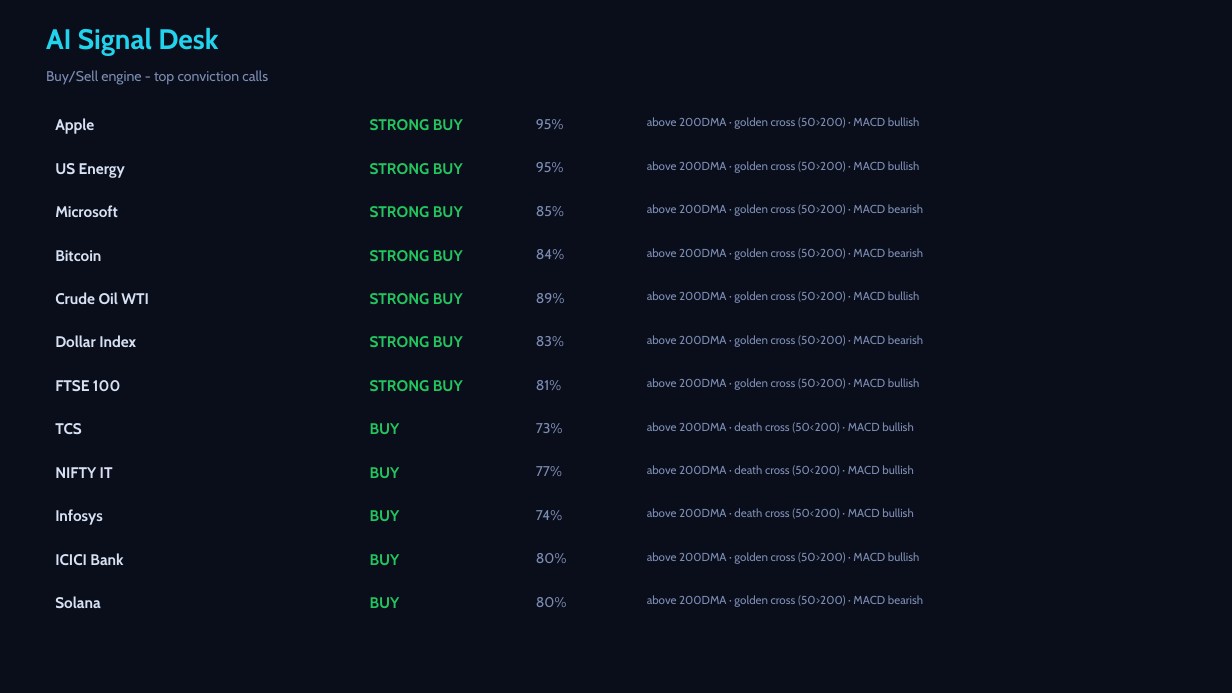
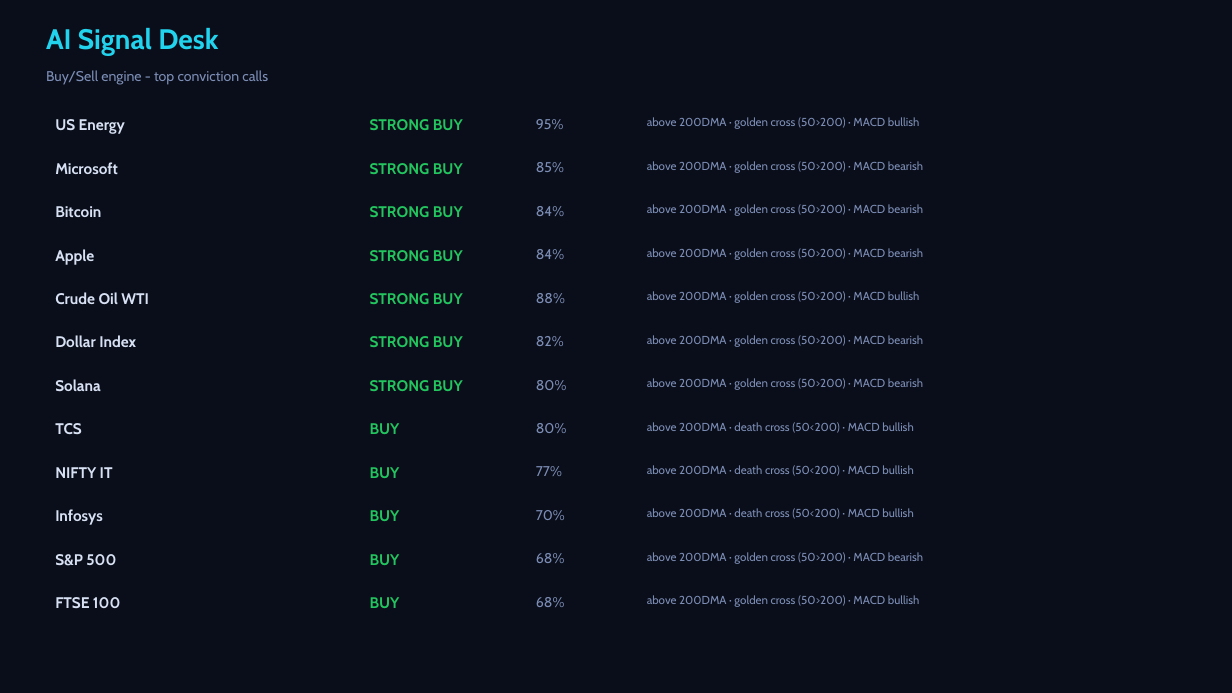
Before and after one commit to Pravkum23/pmr-terminal, a slide deck: slide 4 of docs/pmr_daily.pptx. Drawn at 1232x693 pixels with LibreOffice and Linux fonts; fonts in the diff are those of the drawing. Boxes give left, top, right and bottom in pixels: in the first picture for what was removed or moved away, otherwise in the second. Text is boxed around its words. In the diff, an @@ line names an element or a change of style, - is before the commit and + after.

```diff
--- a/docs/pmr_daily.pptx
+++ b/docs/pmr_daily.pptx
@@ 4 texts: place and size @@
-4 texts at <box>55,163,564,261</box>
+4 texts at <box>55,119,564,217</box>
@@ text removed at <box>536,162,564,172</box> @@
-95%
@@ text at <box>647,161,923,173</box>: text changed @@
-above 200DMA · golden cross (50>200) · MACD bullish
+above 200DMA · golden cross (50>200) · MACD bearish
@@ text added at <box>536,206,564,216</box>, 11 pt, text #7C8DB5 @@
+84%
@@ text "Apple": place and size @@
-text "Apple" at <box>55,118,94,134</box>
+text "Apple" at <box>55,249,94,265</box>
@@ text at <box>536,293,565,303</box>: text changed @@
-89%
+88%
@@ text at <box>536,336,564,346</box>: text changed @@
-83%
+82%
@@ text at <box>55,379,100,391</box>: text changed @@
-FTSE 100
+Solana
@@ text at <box>536,380,567,390</box>: text changed @@
-81%
+80%
@@ text at <box>647,378,923,390</box>: text changed @@
-above 200DMA · golden cross (50>200) · MACD bullish
+above 200DMA · golden cross (50>200) · MACD bearish
@@ text at <box>536,423,567,433</box>: text changed @@
-73%
+80%
@@ text at <box>536,510,565,520</box>: text changed @@
-74%
+70%
@@ text at <box>55,554,116,566</box>: text changed @@
-ICICI Bank
+S&P 500
@@ text at <box>536,553,565,563</box>: text changed @@
-80%
+68%
@@ text at <box>647,552,923,564</box>: text changed @@
-above 200DMA · golden cross (50>200) · MACD bullish
+above 200DMA · golden cross (50>200) · MACD bearish
@@ text at <box>55,597,120,608</box>: text changed @@
-Solana
+FTSE 100
@@ text at <box>536,597,565,607</box>: text changed @@
-80%
+68%
@@ text at <box>647,595,919,607</box>: text changed @@
-above 200DMA · golden cross (50>200) · MACD bearish
+above 200DMA · golden cross (50>200) · MACD bullish
```
Also in this commit, not shown: 4 other slides changed, 2 other files.
